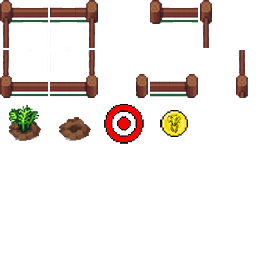
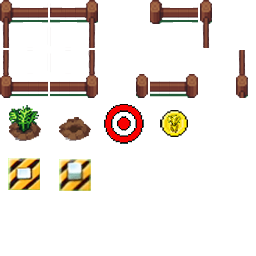
Two versions of the same layered image (256x256). Layer-by-layer changes:
added layer "Слой 25" above "Слой 24" over [59, 159, 91, 191]
added layer "Слой 24" above "Слой 23" over [8, 158, 40, 190]
